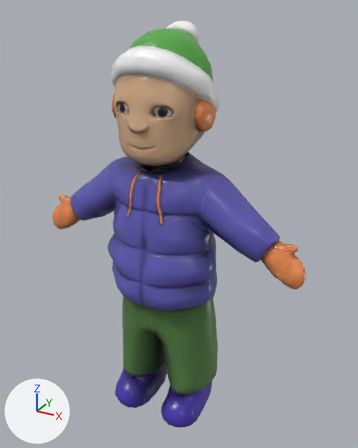
The FBX model Backyard Snowdown/Assets/Backyard Snowdown/Meshes/Character_003_WinterClothes_001_Small_VictoryPose.fbx, before and after one commit.
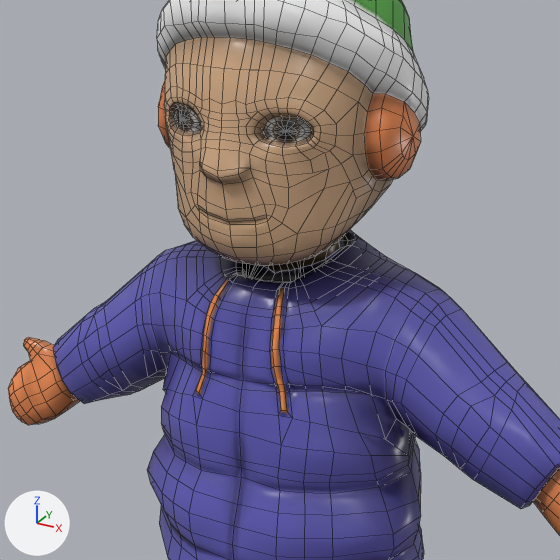
Each version appears first whole from a 50 mm lens placed at (0.598, -0.995, 1.071), pointed at (0.023, 0.051, 0.548), and next in a close-up on the part from 14% to 76% of the width and 13% to 63% of the height. Every picture has the same lights, and +X, +Y and +Z are marked at lower left. The close-ups show mesh edges as thin lines. Where no turn or scale is listed for an object, it has been applied to the vertices.

The first close-up shows 'Character_003_WinterClothes_001_Small'.
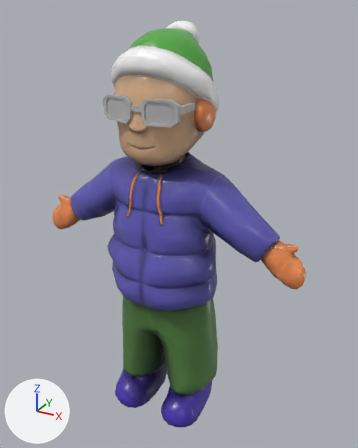
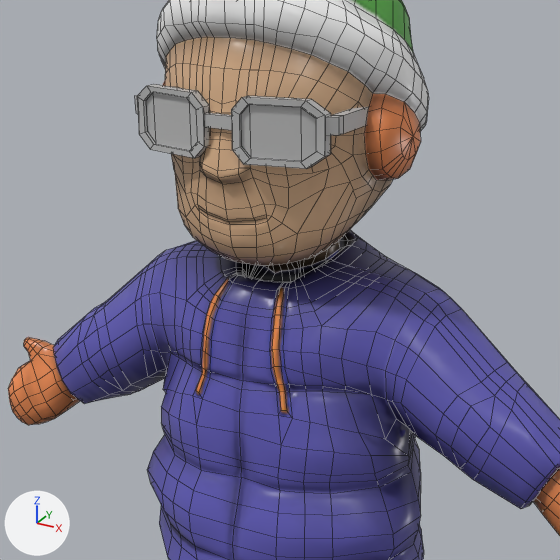
What differs and where, as boxes (x1, y1, x2, y2) in the close-ups (560 x 560 px):
'Character_003_WinterClothes_001_Glasses1', added
    after: (135, 84, 369, 169)

Diff of the bpy script that builds the scene:
```diff
--- a/Backyard Snowdown/Assets/Backyard Snowdown/Meshes/Character_003_WinterClothes_001_Small_VictoryPose.fbx.py
+++ b/Backyard Snowdown/Assets/Backyard Snowdown/Meshes/Character_003_WinterClothes_001_Small_VictoryPose.fbx.py
@@ mat_lambert3 @@
+mat_lambert3 = principled_material('lambert3')
+mat_lambert3.base_color = (0.5, 0.5, 0.5)  # grey #bcbcbc
@@ me_mesh_001 @@
+me_mesh_001.from_pydata(...)  # 128 vertices, 126 faces; spans x -0.05..0.158, y -0.001..0.087, z -0.029..0.027
+me_mesh_001.materials.append(mat_lambert3)  # grey #bcbcbc
@@ ob_character_003_winterclothes_001_glasses1 @@
+ob_character_003_winterclothes_001_glasses1 = bpy.data.objects.new('Character_003_WinterClothes_001_Glasses1', me_mesh_001)
+ob_character_003_winterclothes_001_glasses1.location = (-0.053, -0.102, 0.866)
```
